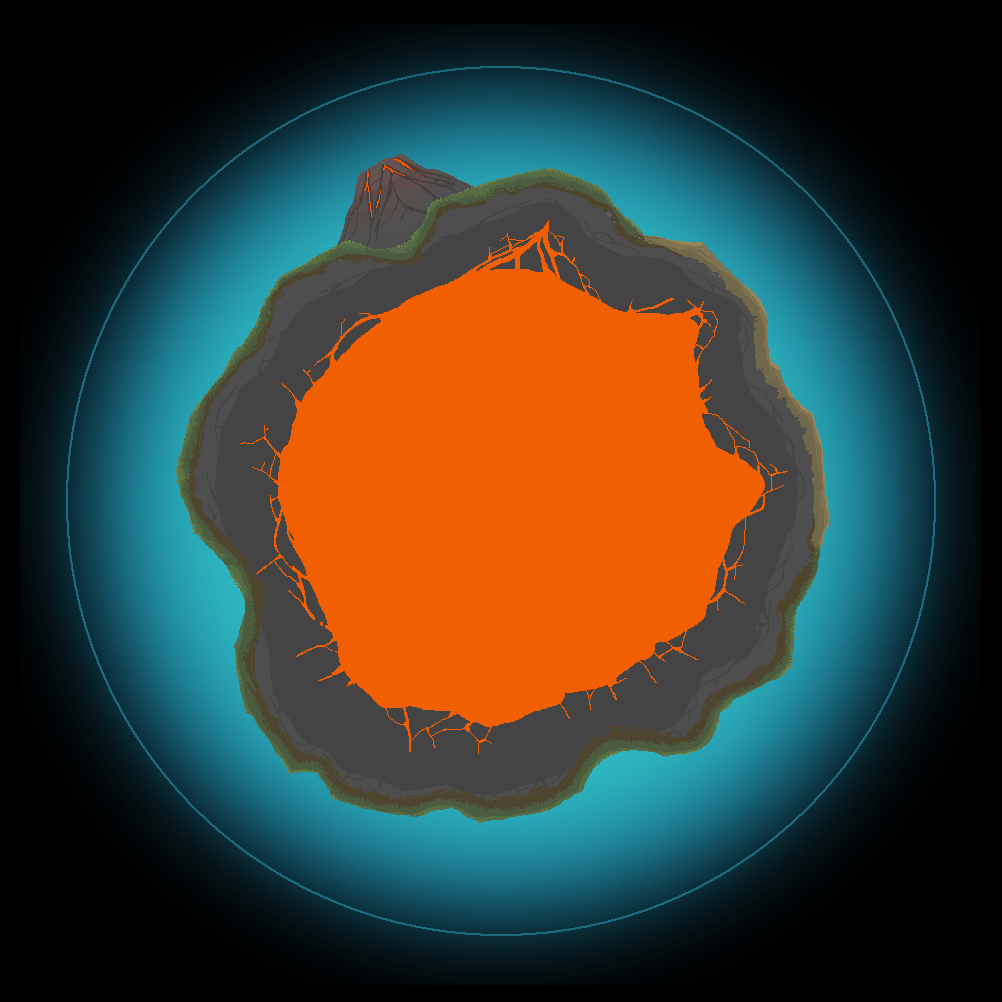
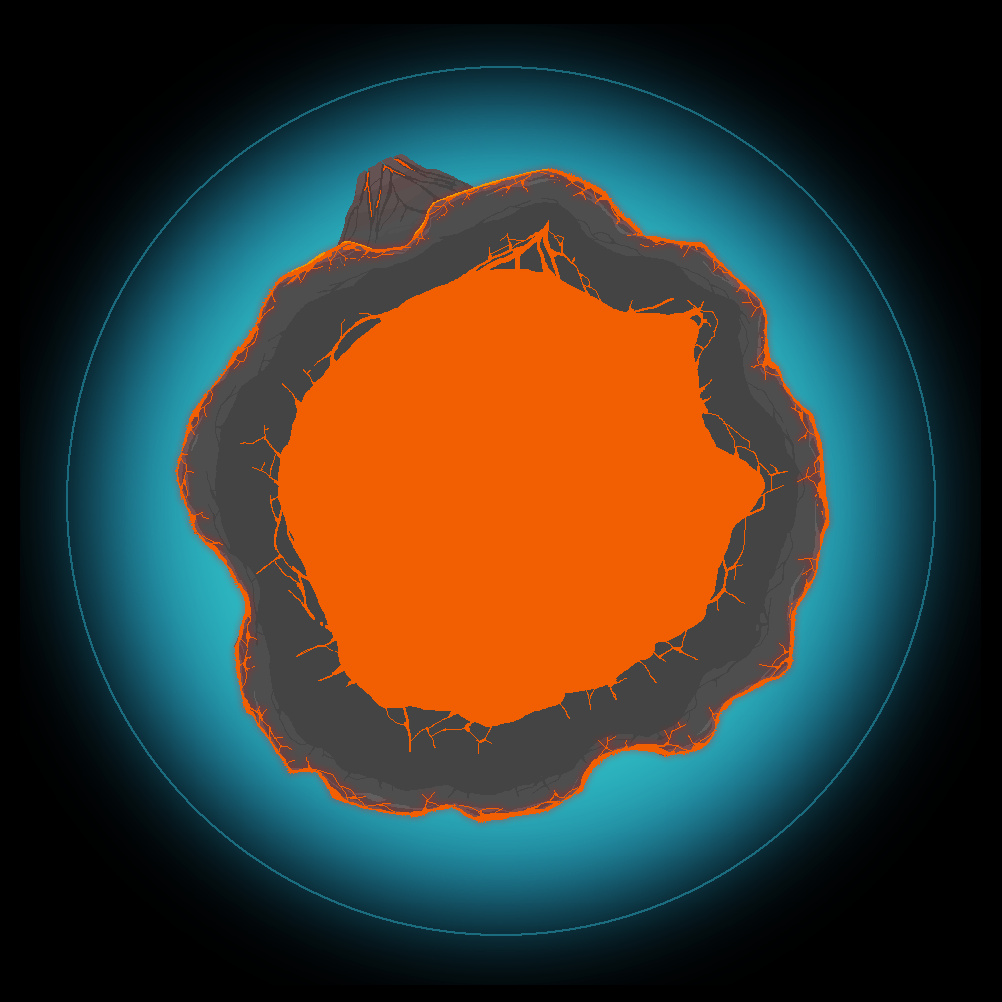
Layers edited between the first and the second 1002px x 1002px image:
added layer "Lava mask" in group "Rocks" over (175, 168, 830, 823)
renamed "Layer 20" to "GroundMaterialMask", hid it over (175, 168, 830, 823)
moved "Lava" (2nd of 2, in "Rocks") into group "Rocks" over (240, 220, 788, 754)
